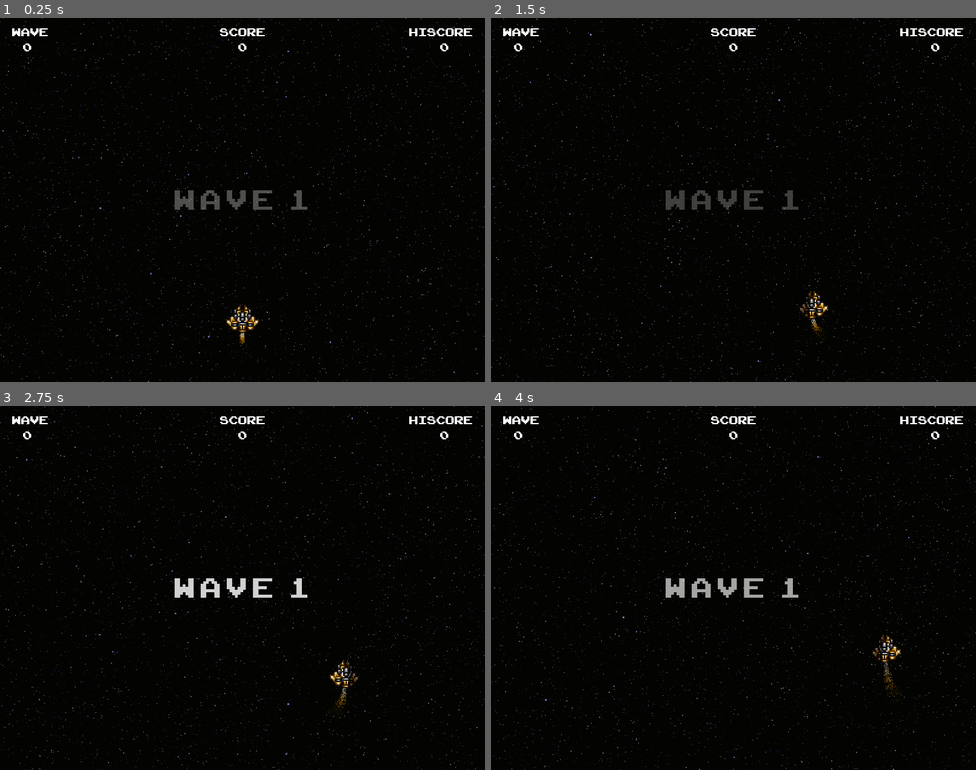
Above: before the commit, frames 1-4 (two rows, left to right).
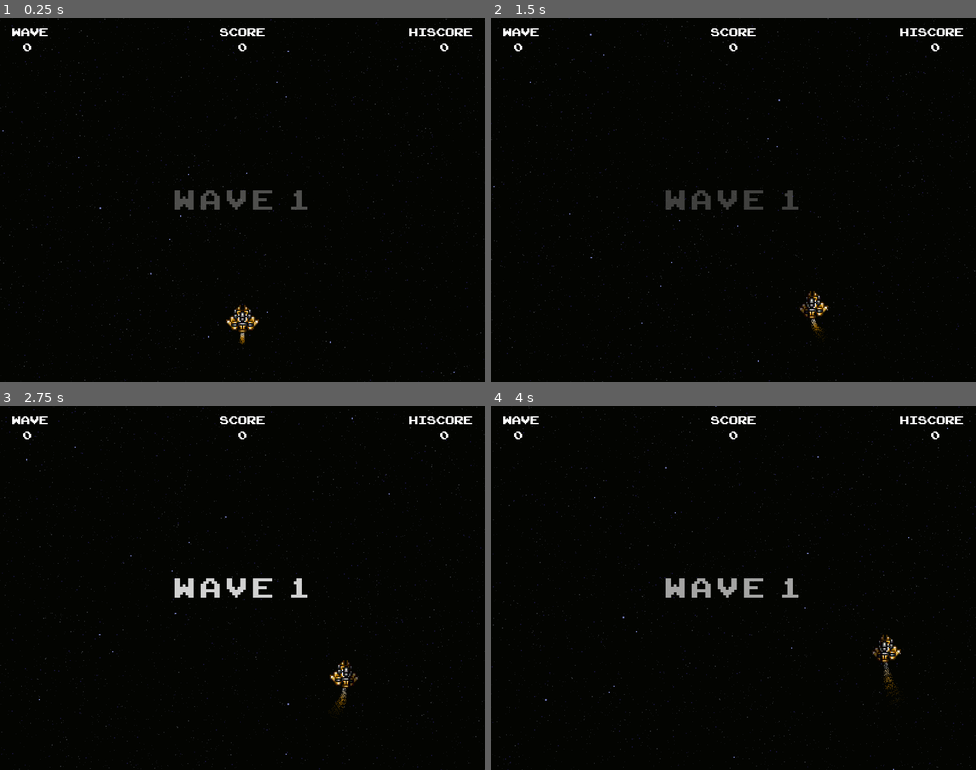
Above: after the commit, the same moments.

Repository: Villarrealized/invaders-godot
Game: Godot game, scene res://Main.tscn
Two runs of this game, one before a commit and one after it. Both use one fixed random seed, a clock stepped at 60 frames per second and the inputs below.
Inputs:
- Up to frame 1 (0.25 s): no input
- Up to frame 2 (1.5 s): tap Enter (ui_accept) at 0.5, 0.77 s; hold Right (ui_right) 0.53-1.28 s; hold Ctrl (fire) 0.53-1.28 s; hold Left (ui_left) from 1.28 s (still down); tap Ctrl (fire) at 1.35 s
- Up to frame 3 (2.75 s): tap Enter (ui_accept) at 1.52 s; release Left (ui_left) at 2.03 s; hold Right (ui_right) from 2.03 s (still down); hold Ctrl (fire) from 2.03 s (still down)
- Up to frame 4 (4 s): release Ctrl (fire) at 2.78 s; tap Ctrl (fire) at 2.85 s; tap Enter (ui_accept) at 3.02, 3.77 s; release Right (ui_right) at 3.53 s; hold Left (ui_left) from 3.53 s (still down); hold Ctrl (fire) from 3.53 s (still down)

The runs differ from the first frame. In frame 1, 1.9% of the frame differs, in the area x 0-100%, y 0-100%; in frame 2, 1.9%; in frame 3, 1.9%; in frame 4, 1.9%.

Commit message:
Make starfield more subdued

Diff:
--- a/Starfield1.tscn
+++ b/Starfield1.tscn
@@ -13,11 +13,11 @@
 initial_velocity_random = 0.2
 orbit_velocity = 0.0
 orbit_velocity_random = 0.0
-color = Color( 0.14902, 0.152941, 0.184314, 1 )
+color = Color( 0.14902, 0.152941, 0.184314, 0.596078 )
 
 [node name="Starfield" type="Particles2D"]
 position = Vector2( 400, -2 )
-amount = 3500
+amount = 3000
 lifetime = 70.0
 preprocess = 70.0
 process_material = SubResource( 1 )
--- a/Starfield2.tscn
+++ b/Starfield2.tscn
@@ -14,11 +14,11 @@
 orbit_velocity = 0.0
 orbit_velocity_random = 0.0
 scale = 1.25
-color = Color( 0.352941, 0.364706, 0.384314, 1 )
+color = Color( 0.239216, 0.247059, 0.254902, 0.733333 )
 
 [node name="Starfield" type="Particles2D"]
 position = Vector2( 400, -2 )
-amount = 2000
+amount = 1000
 lifetime = 50.0
 preprocess = 50.0
 process_material = SubResource( 1 )
